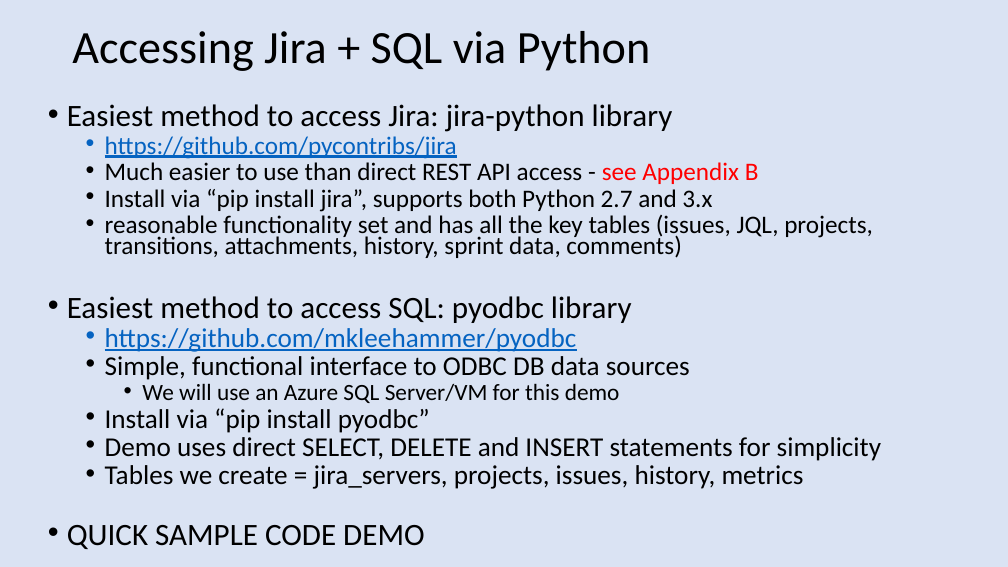
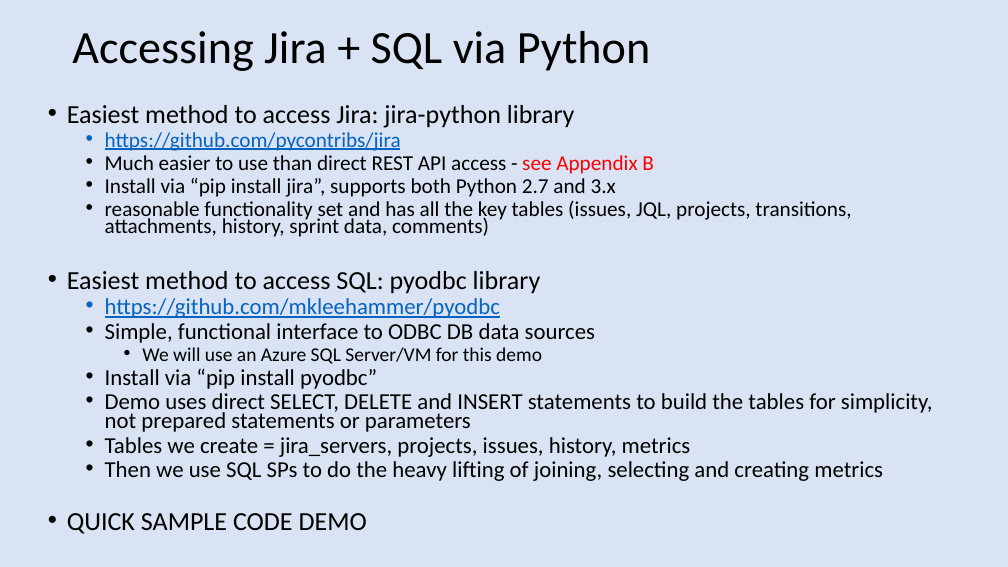
Before and after one commit to bobk/azurejirametrics, a slide deck: slide 3 of docs/Simple Jira Agile Metrics via Python and SQL (and Azure).pptx. Drawn at 1008x567 pixels with LibreOffice and Linux fonts; fonts in the diff are those of the drawing. Boxes give left, top, right and bottom in pixels: in the first picture for what was removed or moved away, otherwise in the second. Text is boxed around its words. In the diff, an @@ line names an element or a change of style, - is before the commit and + after.

Commit message:
useful URLs that discuss potential metrics calculations, take 2

```diff
--- a/docs/Simple Jira Agile Metrics via Python and SQL (and Azure).pptx
+++ b/docs/Simple Jira Agile Metrics via Python and SQL (and Azure).pptx
@@ text at [67,105,851,534]: size 29.6 to 24.8 pt in "Easiest method to access Jira: jira-python library", "Easiest method to access SQL: pyodbc library", "QUICK SAMPLE CODE DEMO"; size 24.1 to 20.1 pt in "https://github.com/pycontribs/jira", "Much easier to use than direct REST ...", "Install via “pip install jira”, supports both ...", "reasonable functionality set and has all the ..."; size 25.9 to 21.7 pt in "https://github.com/mkleehammer/pyodbc", "Simple, functional interface to ODBC DB data ...", "Install via “pip install pyodbc”", "Tables we create = jira_servers, projects, issues, ..."; size 22.2 to 18.6 pt in "We will use an Azure SQL Server/VM ..." @@
@@ text at [105,393,933,432]: text changed; size 25.9 to 21.7 pt @@
-  • Demo uses direct SELECT, DELETE and INSERT statements for simplicity
+  • Demo uses direct SELECT, DELETE and INSERT statements to build the tables for simplicity, not prepared statements or parameters
@@ text at [105,461,883,481]: paragraph added @@
+  • Then we use SQL SPs to do the heavy lifting of joining, selecting and creating metrics
```
Also in this commit, not shown: 3 other slides changed.
